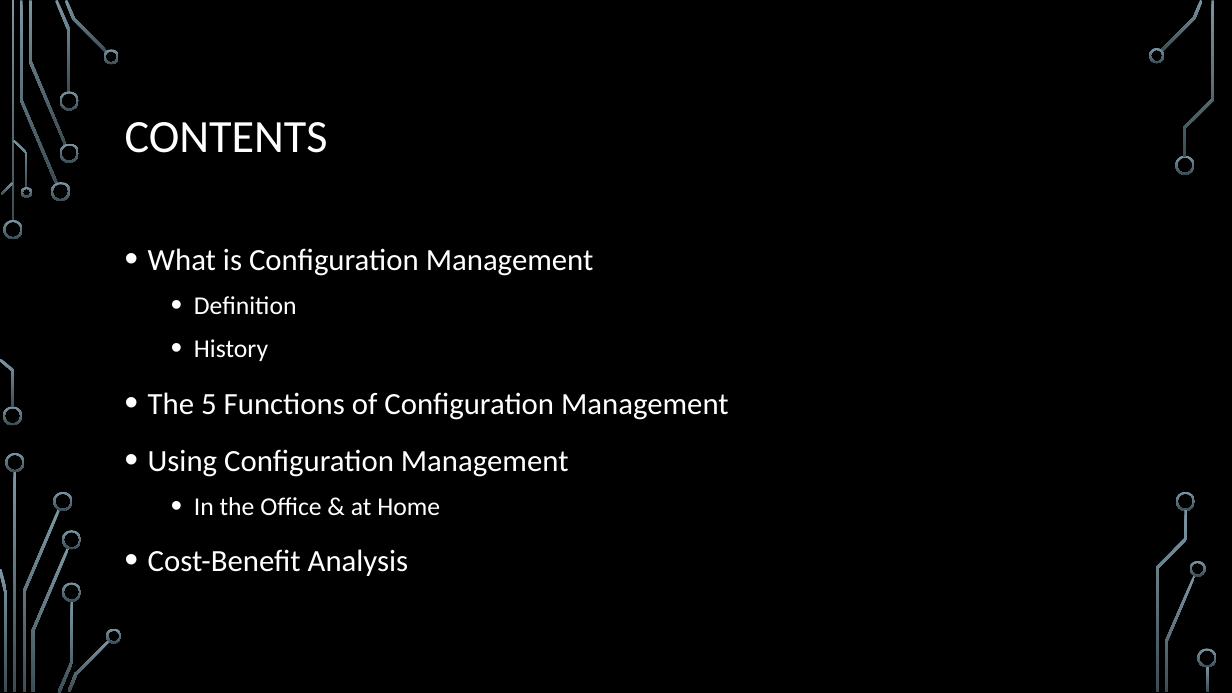
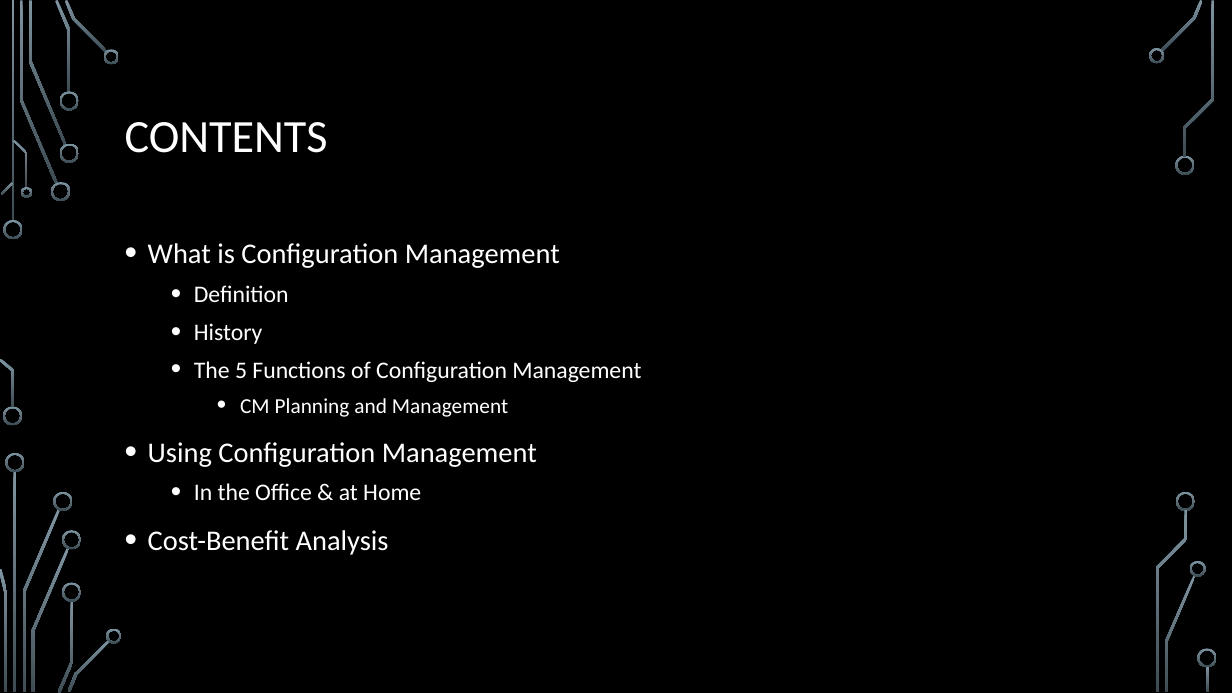
Before and after one commit to ChrisIrvine/SysEng-CM-Report, a slide deck: slide 2 of presentation/presentation.pptx. Drawn at 1232x693 pixels with LibreOffice and Linux fonts; fonts in the diff are those of the drawing; background and template pictures are left out. Boxes give left, top, right and bottom in pixels: in the first picture for what was removed or moved away, otherwise in the second. Text is boxed around its words. In the diff, an @@ line names an element or a change of style, - is before the commit and + after.

```diff
--- a/presentation/presentation.pptx
+++ b/presentation/presentation.pptx
@@ text at [148, 243, 641, 555]: size 24 to 22.2 pt in "What is Configuration Management", "Using Configuration Management", "Cost-Benefit Analysis"; size 20 to 18.5 pt in "Definition", "History", "In the Office & at Home"; size 24 to 18.5 pt in "The 5 Functions of Configuration Management"; line spacing 1.2 to 1.1; list level 1 to 2 in "The 5 Functions of Configuration ..." @@
@@ text at [240, 398, 508, 417]: paragraph added @@
+    • CM Planning and Management
```
Also in this commit, not shown: 2 other slides changed, 11 slides added, 1 other file.
